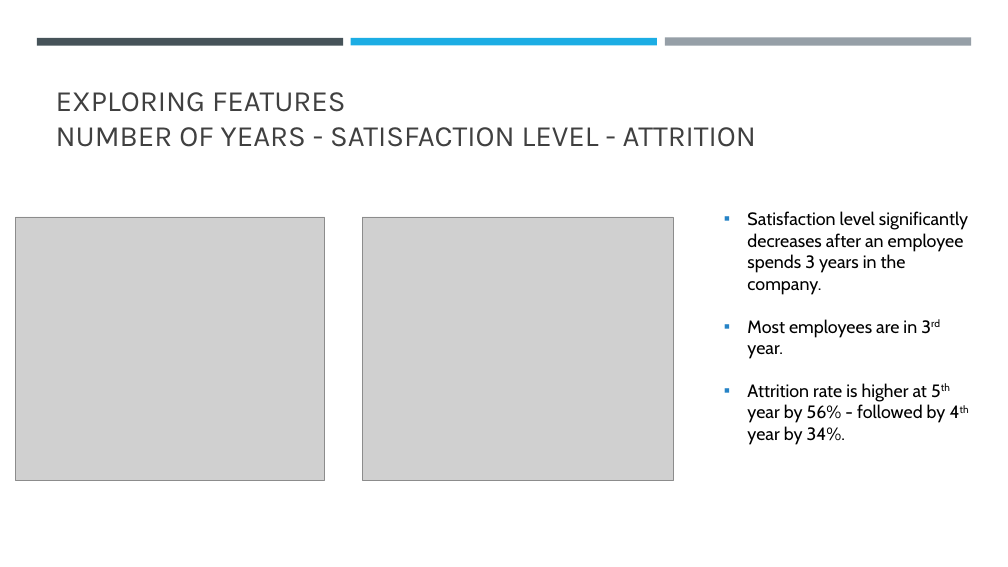
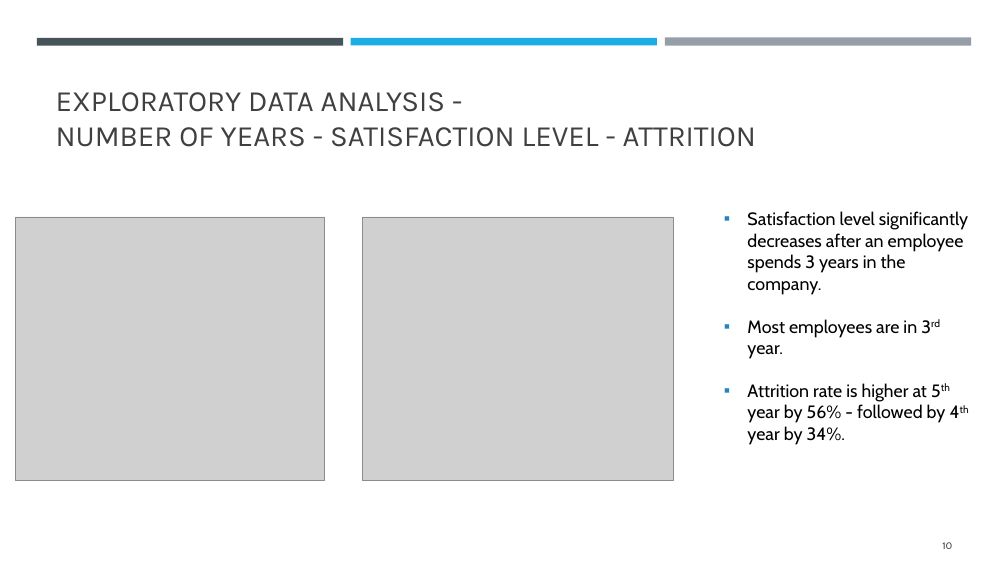
Before and after one commit to IsabelleUslu/InstituteOfDataLabs, a slide deck: slide 10 of IOD Projects/MP2New/New - Predicting Employee Attrition.pptx. Drawn at 1008x567 pixels with LibreOffice and Linux fonts; fonts in the diff are those of the drawing; grey boxes stand for pictures. Boxes give left, top, right and bottom in pixels: in the first picture for what was removed or moved away, otherwise in the second. Text is boxed around its words. In the diff, an @@ line names an element or a change of style, - is before the commit and + after.

```diff
--- a/IOD Projects/MP2New/New - Predicting Employee Attrition.pptx
+++ b/IOD Projects/MP2New/New - Predicting Employee Attrition.pptx
@@ title at (56, 92, 756, 147): text changed @@
-EXPLORING FEATURES
-NUMBER OF YEARS - SATISFACTION LEVEL - ATTRITION
+EXPLORATORY DATA ANALYSIS -
+NUMBER OF YEARS - SATISFACTION LEVEL - ATTRITION
@@ page number added at (942, 542, 952, 549), 9 pt, text #404040 @@
+10
```
Also in this commit, not shown: 17 other slides changed, 1 slide added, 2 other files.
